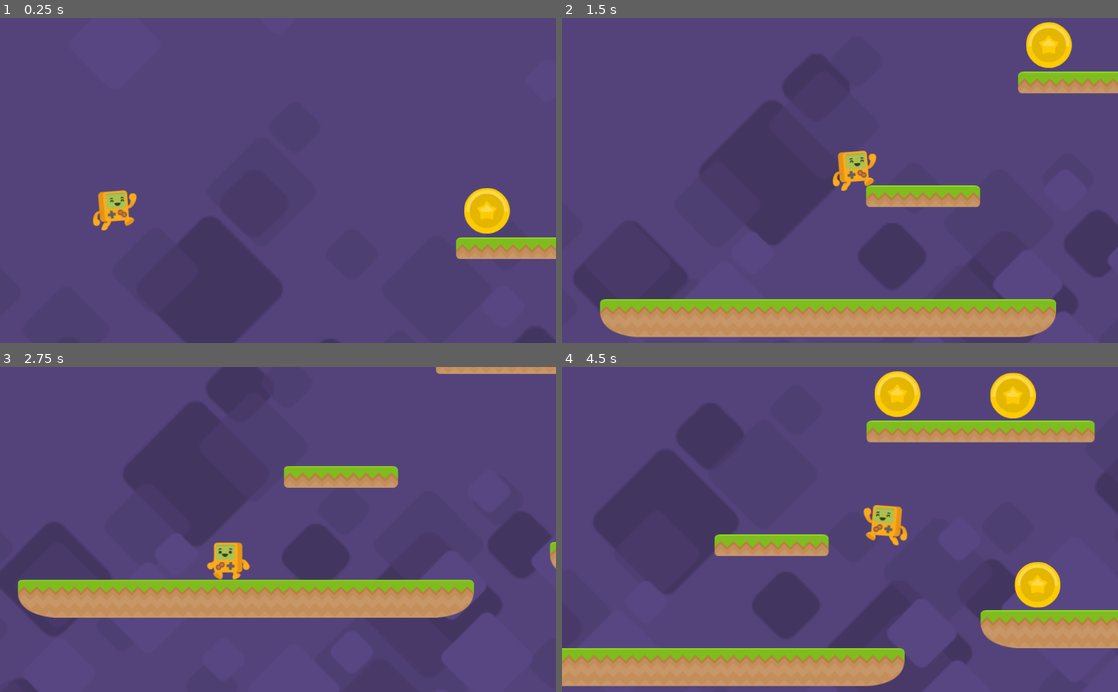
Above: before the commit, frames 1-4 (two rows, left to right).
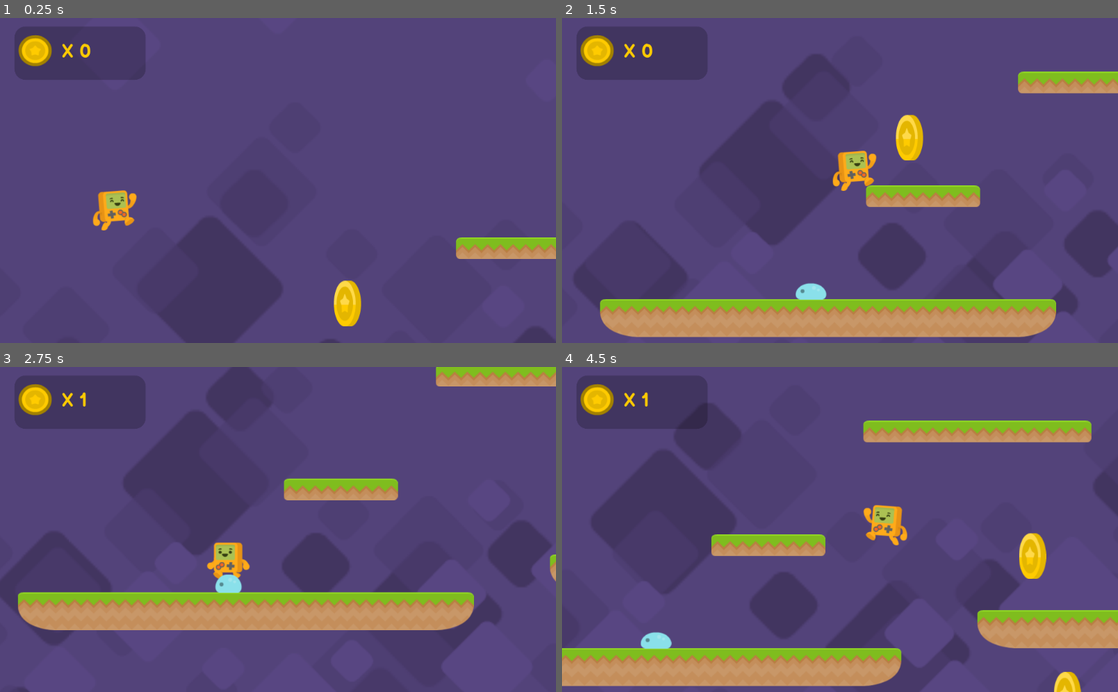
Above: after the commit, the same moments.

Repository: phukon/2D_platformer
Game: Godot game, scene res://Levels/Level1.tscn
Same seed, same stepped clock (60 frames per second), same inputs: the game is played once before the commit and once after it. The project has no main scene, so this scene is started directly.
Inputs:
- Up to frame 1 (0.25 s): no input
- Up to frame 2 (1.5 s): hold D (right) from 0.53 s (still down); tap Up (jump) at 0.77 s
- Up to frame 3 (2.75 s): tap Up (jump) at 1.52 s; release D (right) at 2.03 s; hold A (left) from 2.03 s (still down)
- Up to frame 4 (4.5 s): release A (left) at 2.78 s; hold D (right) 2.78-4.28 s; tap Up (jump) at 3.02, 3.77 s; hold A (left) from 4.28 s (still down)

The runs differ from the first frame. In frame 1, 5.3% of the frame differs, in the area x 2-92%, y 2-95%; in frame 2, 5.5%; in frame 3, 19%, in the area x 0-100%, y 0-100%; in frame 4, 9.1%.

Commit message:
Added enemy

Diff:
--- /dev/null
+++ b/Actors/Enemy.tscn
@@ -0,0 +1,37 @@
+[gd_scene load_steps=7 format=2]
+
+[ext_resource path="res://assets/enemies/slimeBlue_blue.png" type="Texture" id=1]
+[ext_resource path="res://assets/enemies/slimeBlue.png" type="Texture" id=2]
+[ext_resource path="res://assets/enemies/slimeBlue_squashed.png" type="Texture" id=3]
+[ext_resource path="res://Enemy.gd" type="Script" id=4]
+
+[sub_resource type="SpriteFrames" id=1]
+animations = [ {
+"frames": [ ExtResource( 3 ) ],
+"loop": true,
+"name": "squashed",
+"speed": 3.0
+}, {
+"frames": [ ExtResource( 2 ), ExtResource( 1 ) ],
+"loop": true,
+"name": "crawl",
+"speed": 4.0
+} ]
+
+[sub_resource type="RectangleShape2D" id=2]
+extents = Vector2( 19.8569, 11.7849 )
+
+[node name="Enemy" type="KinematicBody2D"]
+script = ExtResource( 4 )
+__meta__ = {
+"_edit_group_": true
+}
+
+[node name="AnimatedSprite" type="AnimatedSprite" parent="."]
+frames = SubResource( 1 )
+animation = "crawl"
+playing = true
+
+[node name="CollisionShape2D" type="CollisionShape2D" parent="."]
+position = Vector2( 0, 5.00125 )
+shape = SubResource( 2 )
--- a/Actors/Kon.gd
+++ b/Actors/Kon.gd
@@ -2,7 +2,6 @@
 
 
 var velocity = Vector2(0, 0)
-var coins = 0
 const SPEED = 350
 const GRAVITY = 35
 const JUMPFORCE = -1000
@@ -30,12 +29,8 @@
 	velocity = move_and_slide(velocity, Vector2.UP)
 	velocity.x = lerp(velocity.x, 0, 0.2)
 
-	if coins == 3:
-		get_tree().change_scene("res://Levels/Level1.tscn")
+
 
 
 func _on_fall_zone_body_entered(body: Node) -> void:
 	get_tree().change_scene("res://Levels/Level1.tscn")
-
-func add_coin():
-	coins += 1
--- /dev/null
+++ b/Enemy.gd
@@ -0,0 +1,13 @@
+extends KinematicBody2D
+
+var velocity = Vector2()
+export var direction =  -1
+
+
+func _ready() -> void:
+	pass
+
+func _physics_process(delta: float) -> void:
+	velocity.y += 20
+
+	move_and_slide(velocity)
--- /dev/null
+++ b/Levels/HUD.gd
@@ -0,0 +1,13 @@
+extends CanvasLayer
+
+var coins = 0
+func _ready() -> void:
+	$coins.text = String(coins)
+
+func _physics_process(delta: float) -> void:
+	if coins == 3:
+		get_tree().change_scene("res://Levels/Level1.tscn")
+
+func _on_coin_collected() -> void:
+	coins += 1
+	_ready()
--- a/Levels/Level1.tscn
+++ b/Levels/Level1.tscn
@@ -6,12 +6,31 @@
 [ext_resource path="res://assets/background/set2_background.png" type="Texture" id=4]
 [ext_resource path="res://assets/background/set2_tiles.png" type="Texture" id=5]
 [ext_resource path="res://coin.tscn" type="PackedScene" id=6]
+[ext_resource path="res://assets/HUD/coin_gold.png" type="Texture" id=7]
+[ext_resource path="res://assets/fonts/BalsamiqSans-Bold.ttf" type="DynamicFontData" id=8]
+[ext_resource path="res://Levels/HUD.gd" type="Script" id=9]
+[ext_resource path="res://Actors/Enemy.tscn" type="PackedScene" id=10]
 
 [sub_resource type="RectangleShape2D" id=1]
 extents = Vector2( 130.391, 26.6667 )
 
 [sub_resource type="RectangleShape2D" id=2]
 extents = Vector2( 2360.65, 28.3396 )
+
+[sub_resource type="StyleBoxFlat" id=3]
+bg_color = Color( 0, 0, 0, 0.215686 )
+corner_radius_top_left = 20
+corner_radius_top_right = 20
+corner_radius_bottom_right = 20
+corner_radius_bottom_left = 20
+
+[sub_resource type="DynamicFont" id=4]
+size = 35
+font_data = ExtResource( 8 )
+
+[sub_resource type="DynamicFont" id=5]
+size = 35
+font_data = ExtResource( 8 )
 
 [node name="Level1" type="Node2D"]
 
@@ -93,18 +112,6 @@
 
 [node name="CollisionShape2D" type="CollisionShape2D" parent="fall_zone"]
 shape = SubResource( 2 )
-
-[node name="coin" parent="." instance=ExtResource( 6 )]
-position = Vector2( 1155.14, 372.649 )
-
-[node name="coin2" parent="." instance=ExtResource( 6 )]
-position = Vector2( 2094.77, 389.487 )
-
-[node name="coin3" parent="." instance=ExtResource( 6 )]
-position = Vector2( 896.698, 20.5462 )
-
-[node name="coin4" parent="." instance=ExtResource( 6 )]
-position = Vector2( 1109.79, 23.4131 )
 
 [node name="Kon" parent="." instance=ExtResource( 2 )]
 position = Vector2( 211.415, -45.3562 )
@@ -118,4 +125,83 @@
 drag_margin_left = 0.3
 drag_margin_right = 0.3
 editor_draw_limits = true
+
+[node name="HUD" type="CanvasLayer" parent="."]
+script = ExtResource( 9 )
+
+[node name="Panel" type="Panel" parent="HUD"]
+margin_left = 26.8222
+margin_top = 16.0933
+margin_right = 267.822
+margin_bottom = 114.093
+custom_styles/panel = SubResource( 3 )
+__meta__ = {
+"_edit_use_anchors_": false
+}
+
+[node name="TextureRect" type="TextureRect" parent="HUD"]
+margin_left = 34.4287
+margin_top = 31.139
+margin_right = 96.4287
+margin_bottom = 89.139
+texture = ExtResource( 7 )
+expand = true
+__meta__ = {
+"_edit_use_anchors_": false
+}
+
+[node name="coins" type="Label" parent="HUD"]
+margin_left = 146.027
+margin_top = 40.7797
+margin_right = 281.027
+margin_bottom = 103.78
+custom_fonts/font = SubResource( 4 )
+custom_colors/font_color = Color( 1, 0.8, 0, 1 )
+text = "Coins"
+__meta__ = {
+"_edit_use_anchors_": false
+}
+
+[node name="x" type="Label" parent="HUD"]
+margin_left = 113.858
+margin_top = 40.9015
+margin_right = 153.858
+margin_bottom = 83.9015
+custom_fonts/font = SubResource( 5 )
+custom_colors/font_color = Color( 1, 0.8, 0, 1 )
+text = "X"
+__meta__ = {
+"_edit_use_anchors_": false
+}
+
+[node name="Coins" type="Node2D" parent="."]
+
+[node name="coin1" parent="Coins" instance=ExtResource( 6 )]
+position = Vector2( 1152, 320 )
+
+[node name="coin2" parent="Coins" instance=ExtResource( 6 )]
+position = Vector2( 1216, 576 )
+
+[node name="coin3" parent="Coins" instance=ExtResource( 6 )]
+position = Vector2( 2176, 192 )
+
+[node name="coin4" parent="Coins" instance=ExtResource( 6 )]
+position = Vector2( 640, 192 )
+
+[node name="coin5" parent="Coins" instance=ExtResource( 6 )]
+position = Vector2( 1664, 320 )
+
+[node name="coin6" parent="Coins" instance=ExtResource( 6 )]
+position = Vector2( 1408, 320 )
+
+[node name="Enemies" type="Node2D" parent="."]
+
+[node name="Enemy" parent="Enemies" instance=ExtResource( 10 )]
+position = Vector2( 458.348, 384.149 )
 [connection signal="body_entered" from="fall_zone" to="Kon" method="_on_fall_zone_body_entered"]
+[connection signal="coin_collected" from="Coins/coin1" to="HUD" method="_on_coin_collected"]
+[connection signal="coin_collected" from="Coins/coin2" to="HUD" method="_on_coin_collected"]
+[connection signal="coin_collected" from="Coins/coin3" to="HUD" method="_on_coin_collected"]
+[connection signal="coin_collected" from="Coins/coin4" to="HUD" method="_on_coin_collected"]
+[connection signal="coin_collected" from="Coins/coin5" to="HUD" method="_on_coin_collected"]
+[connection signal="coin_collected" from="Coins/coin6" to="HUD" method="_on_coin_collected"]
--- a/coin.gd
+++ b/coin.gd
@@ -1,13 +1,13 @@
 extends Area2D
 
 
-
+signal coin_collected
 
 
 func _on_coin_body_entered(body: Node) -> void:
 	$AnimationPlayer.play("bounce_animation")
-	body.add_coin() #will not work if one of the coin objects have entered or
-# overlapped one of the platforms(or other static objects).
+	emit_signal("coin_collected")
+	set_collision_mask_bit(0, false)
 
 func _on_AnimationPlayer_animation_finished(anim_name: String) -> void:
 	queue_free()
--- a/coin.tscn
+++ b/coin.tscn
@@ -34,7 +34,7 @@
 }
 
 [node name="coin" type="Area2D"]
-collision_layer = 8
+collision_layer = 0
 script = ExtResource( 1 )
 
 [node name="CollisionShape2D" type="CollisionShape2D" parent="."]
@@ -43,7 +43,7 @@
 [node name="AnimatedSprite" type="AnimatedSprite" parent="."]
 frames = SubResource( 2 )
 animation = "spin"
-frame = 2
+frame = 1
 playing = true
 
 [node name="AnimationPlayer" type="AnimationPlayer" parent="."]
Not shown: 1 places in Levels/Level1.tscn that only renumber resources
Binary file added: assets/HUD/coin_gold.png
Not shown, added: assets/HUD/coin_gold.png.import
Binary file added: assets/enemies/slimeBlue.png
Binary file added: assets/enemies/slimeBlue_blue.png
Binary file added: assets/enemies/slimeBlue_squashed.png
Binary file added: assets/fonts/BalsamiqSans-Bold.ttf
